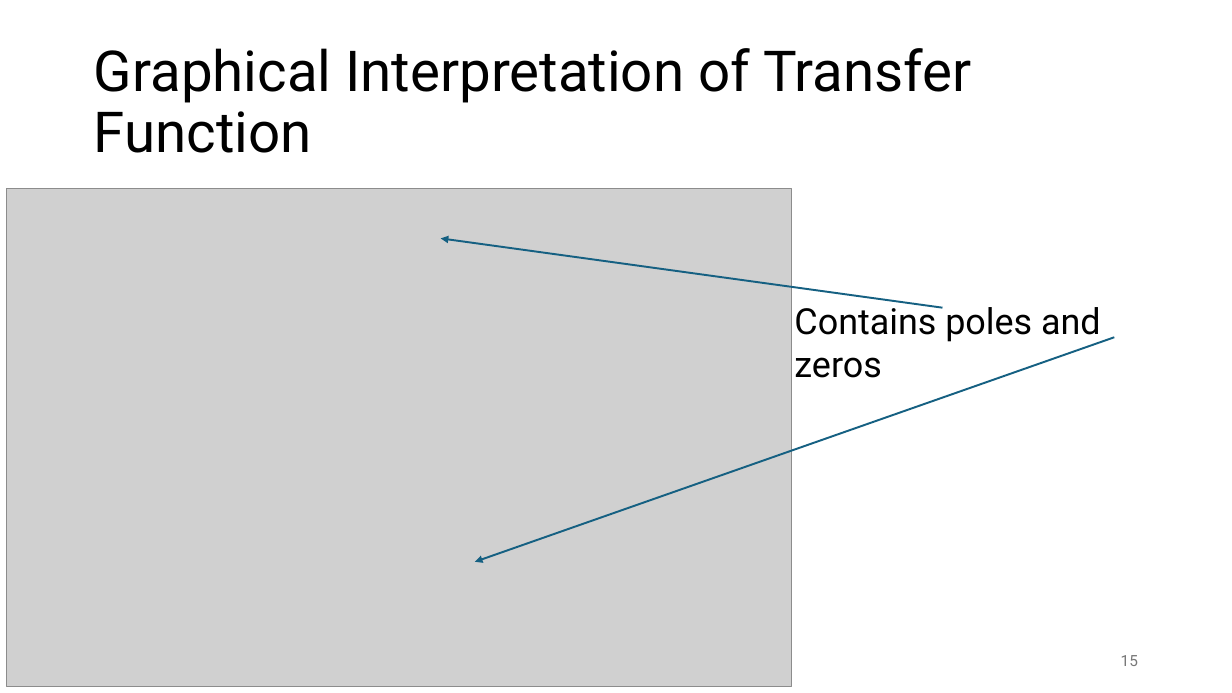
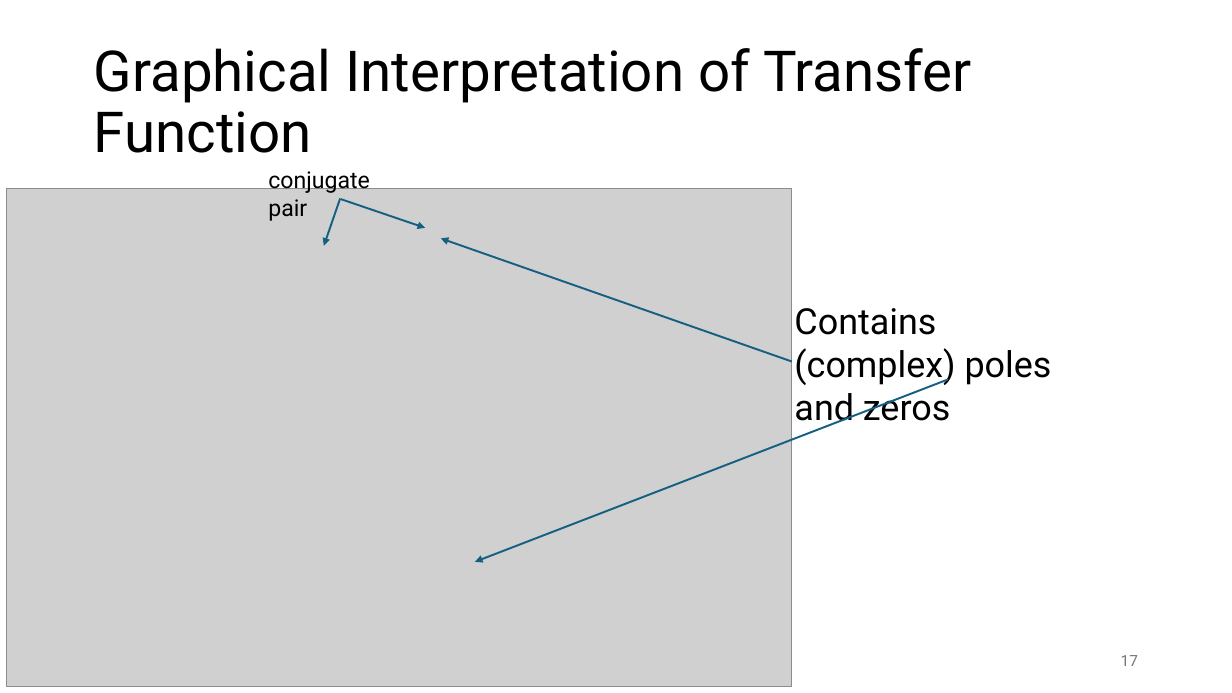
Before and after one commit to FelixWick/control_engineering, a slide deck: slide 17 of slides/3_Laplace.pptx (slide 15 before the commit). Drawn at 1232x693 pixels with LibreOffice and Linux fonts; fonts in the diff are those of the drawing; grey boxes stand for pictures. Boxes give left, top, right and bottom in pixels: in the first picture for what was removed or moved away, otherwise in the second. Text is boxed around its words. In the diff, an @@ line names an element or a change of style, - is before the commit and + after.

Commit message:
poles and zeros

```diff
--- a/slides/3_Laplace.pptx
+++ b/slides/3_Laplace.pptx
@@ text added at (x1=268, y1=171, x2=370, y2=221), 18 pt, text #000000 @@
+conjugate pair
@@ arrow added from (340, 199) to (323, 246), #156082 1.5 pt @@
@@ arrow added from (341, 200) to (425, 228), #156082 1.5 pt @@
@@ arrow moved from (943, 308) - (441, 238) to (792, 361) - (441, 238) @@
@@ text at (x1=794, y1=308, x2=1052, y2=429): text changed @@
-Contains poles and zeros
+Contains (complex) poles and zeros
@@ arrow moved from (1115, 337) - (475, 562) to (948, 380) - (475, 562) @@
@@ page number at (x1=1121, y1=655, x2=1138, y2=666): text changed @@
-15
+17
```
Also in this commit, not shown: 2 other slides changed, 4 slides added, 1 other file.
